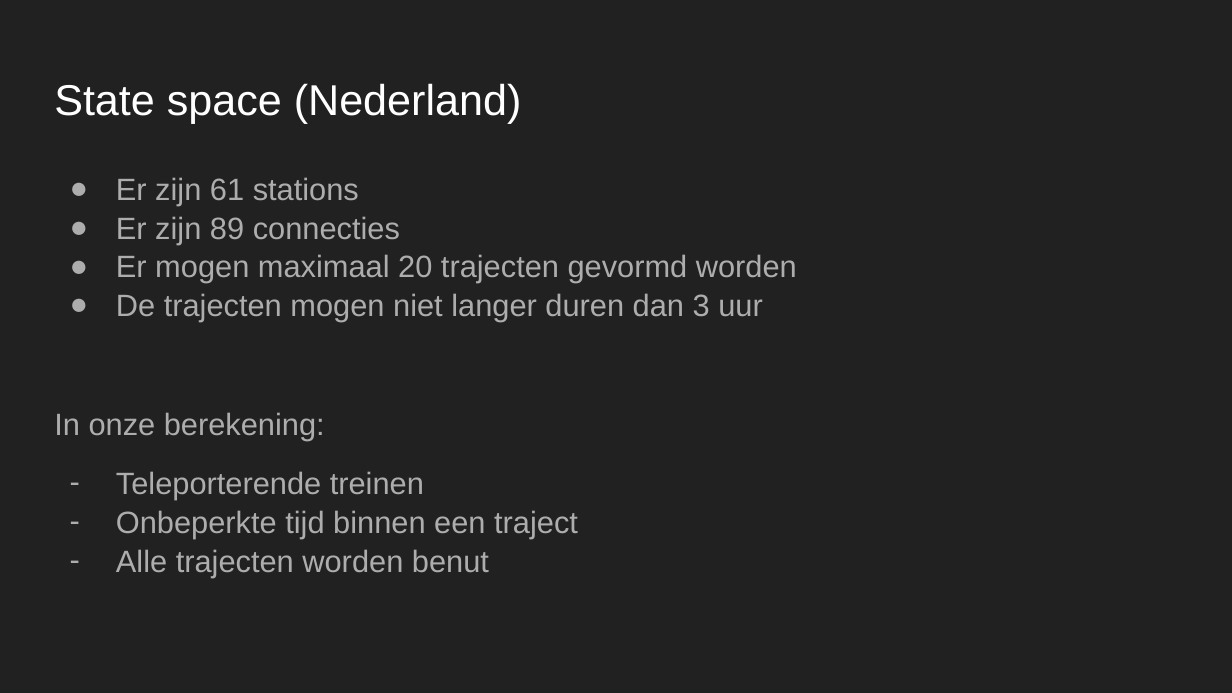
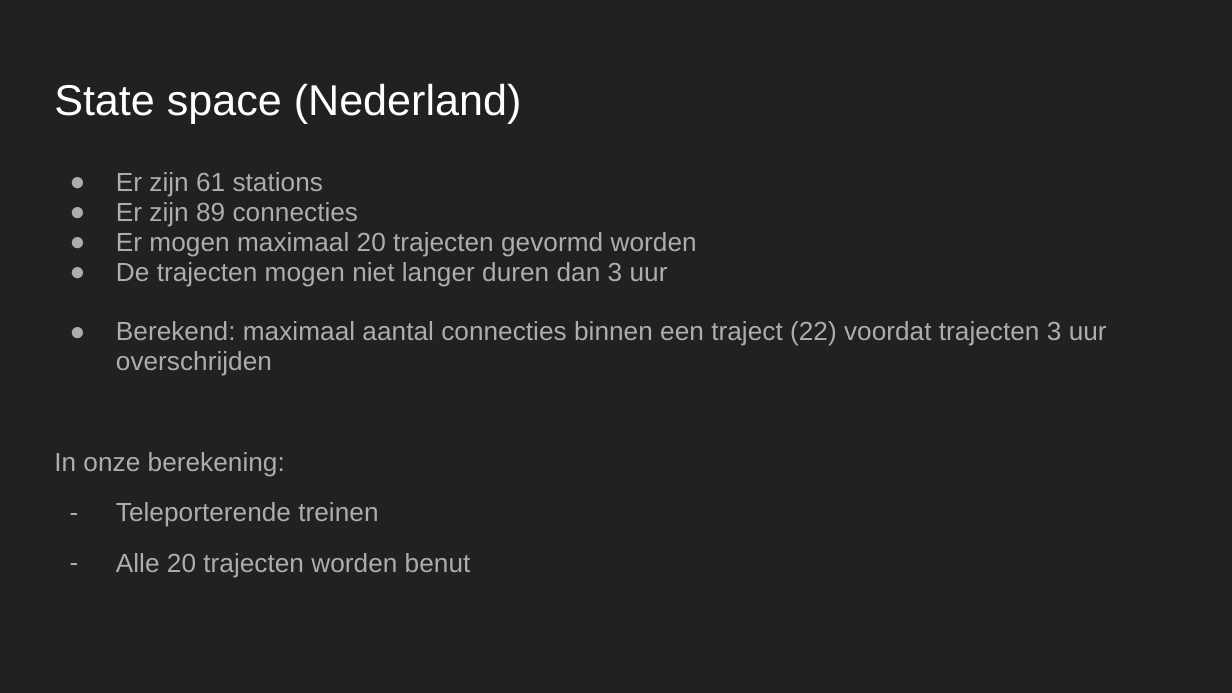
Before and after one commit to maiklarooij/Trainspotters, a slide deck: slide 5 of doc/Oefenpresentatie.pptx (slide 6 before the commit). Drawn at 1232x693 pixels with LibreOffice and Linux fonts; fonts in the diff are those of the drawing. Boxes give left, top, right and bottom in pixels: in the first picture for what was removed or moved away, otherwise in the second. Text is boxed around its words. In the diff, an @@ line names an element or a change of style, - is before the commit and + after.

```diff
--- a/doc/Oefenpresentatie.pptx
+++ b/doc/Oefenpresentatie.pptx
@@ text at [54,172,697,527]: size 18 to 15.3 pt in "Er zijn 61 stations", "Er zijn 89 connecties", "Er mogen maximaal 20 trajecten gevormd worden", "De trajecten mogen niet langer duren dan ..." and 2 more places; line spacing 1.05 to 0.95 @@
@@ text at [116,321,1107,376]: paragraph added @@
+● Berekend: maximaal aantal connecties binnen een traject (22) voordat trajecten 3 uur overschrijden
@@ text at [116,553,471,577]: text changed; size 18 to 15.3 pt @@
-– Onbeperkte tijd binnen een traject
-– Alle trajecten worden benut
+– Alle 20 trajecten worden benut
```
Also in this commit, not shown: 6 other slides changed, 4 slides added, 2 slides removed, 31 other files.
